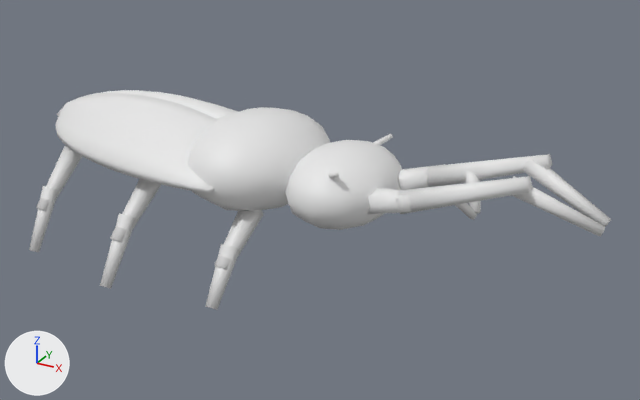
The glTF model koolApp/assets/models/insects/beetle.glb as it was, and as the next commit left it.
Camera for both pictures: a 50 mm camera at (0.684, -1.148, 0.697) aimed at (0.043, 0.018, 0.114). Lighting does not change. The marker at lower left points along +X, +Y and +Z. The first picture is the older version. Where no turn or scale is listed for an object, it has been applied to the vertices.

Script lines for the objects in view, before the commit:
```python
ob_elytral = bpy.data.objects.new('ElytraL', me_elytraldata)
ob_elytral.location = (-0.617, 0.0, 0.003)
ob_elytrar = bpy.data.objects.new('ElytraR', me_elytrardata)
ob_elytrar.location = (-0.617, 0.0, 0.003)
ob_headshell = bpy.data.objects.new('HeadShell', me_headshelldata)
ob_headshell.location = (0.097, 0.0, 0.161)
ob_mandiblebasel = bpy.data.objects.new('MandibleBaseL', me_mandiblebaseldata)
ob_mandiblebasel.location = (0.097, 0.0, 0.161)
ob_mandiblebaser = bpy.data.objects.new('MandibleBaseR', me_mandiblebaserdata)
ob_mandiblebaser.location = (0.097, 0.0, 0.161)
ob_mandibleshaftl = bpy.data.objects.new('MandibleShaftL', me_mandibleshaftldata)
ob_mandibleshaftl.location = (0.097, 0.0, 0.161)
ob_mandibleshaftr = bpy.data.objects.new('MandibleShaftR', me_mandibleshaftrdata)
ob_mandibleshaftr.location = (0.097, 0.0, 0.161)
ob_mandibletipl = bpy.data.objects.new('MandibleTipL', me_mandibletipldata)
ob_mandibletipl.location = (0.097, 0.0, 0.161)
ob_tibialegl1 = bpy.data.objects.new('TibiaLegL1', me_tibialegl1data)
ob_tibialegl1.location = (-0.026, -0.076, 0.12)
# also in view: 'FemurLegL3' at (-0.404, -0.113, 0.111); 'Pronotum' at (-0.06, 0.0, 0.175); 'FemurLegL2' at (-0.212, -0.136, 0.112); 'MandibleTipR' at (0.433, 0.032, 0.206); 'TibiaLegL2' at (-0.212, -0.192, 0.054)
```
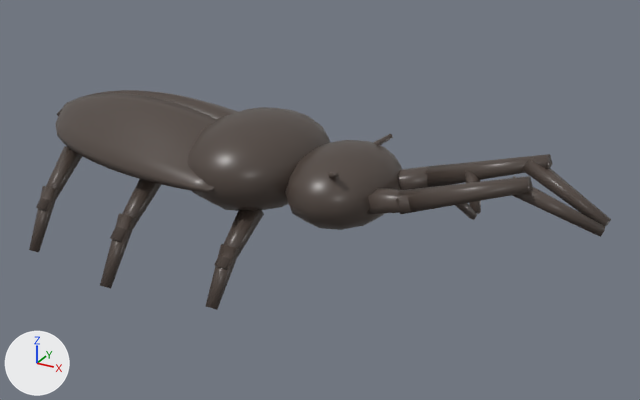
Location of each change, [x1, y1, x2, y2] in pixels of the pictures (640 x 400 px):
'ElytraL', recoloured (darker)
    both: [55, 93, 218, 193]
'Pronotum', recoloured (darker)
    both: [188, 107, 330, 211]
'HeadShell', recoloured (darker)
    both: [285, 140, 402, 230]
'MandibleShaftL', recoloured (darker)
    both: [396, 176, 533, 214]
'MandibleShaftR', recoloured (darker)
    both: [425, 154, 552, 187]
'MandibleTipR', recoloured (darker)
    both: [522, 157, 611, 226]
'MandibleTipL', recoloured (darker)
    both: [512, 176, 605, 237]
'FemurLegL1', recoloured (darker)
    both: [215, 209, 264, 270]
'TibiaLegL2', recoloured (darker)
    both: [100, 213, 137, 288]
'ElytraR', recoloured (darker)
    both: [57, 90, 238, 119]
'FemurLegL2', recoloured (darker)
    both: [110, 179, 161, 243]
'TibiaLegL1', recoloured (darker)
    both: [206, 244, 240, 310]
'FemurLegL3', recoloured (darker)
    both: [36, 146, 82, 211]
'MandibleBaseL', recoloured (darker)
    both: [368, 188, 411, 214]
'TibiaLegL3', recoloured (darker)
    both: [29, 186, 59, 252]
'MandibleBaseR', recoloured (darker)
    both: [398, 164, 446, 190]
'MandibleToothR', recoloured (darker)
    both: [466, 170, 481, 214]
'MandibleToothL', recoloured (darker)
    both: [455, 203, 477, 220]
'AntennaR', recoloured
    both: [373, 134, 393, 145]

The change, as a list of edits to the scene's bpy script:
```text
Change me_elytraldata:
    where me_elytraldata.from_pydata(...)  # 226 vertices, 448 faces; spans x 0.117..0.604, y -0.151..0.007, z 0.15..0.248
    add me_elytraldata.materials.append(mat_chitin)  # brown #50453f
Change me_elytrardata:
    where me_elytrardata.from_pydata(...)  # 226 vertices, 448 faces; spans x 0.117..0.604, y -0.007..0.151, z 0.15..0.248
    add me_elytrardata.materials.append(mat_chitin)  # brown #50453f
Change me_antennardata:
    where me_antennardata.from_pydata(...)  # 12 vertices, 20 faces; spans x -0.0127..0.0378, y 0.0427..0.0993, z 0.0235..0.0585
    add me_antennardata.materials.append(mat_chitin)  # brown #50453f
Change me_headshelldata:
    where me_headshelldata.from_pydata(...)  # 86 vertices, 168 faces; spans x -0.089..0.089, y -0.117..0.117, z -0.062..0.062
    add me_headshelldata.materials.append(mat_chitin)  # brown #50453f
Change me_mandiblebaseldata:
    where me_mandiblebaseldata.from_pydata(...)  # 12 vertices, 20 faces; spans x 0.0216..0.1514, y -0.0778..-0.0013, z -0.031..0.0359
    add me_mandiblebaseldata.materials.append(mat_chitin)  # brown #50453f
Change me_mandiblebaserdata:
    where me_mandiblebaserdata.from_pydata(...)  # 12 vertices, 20 faces; spans x 0.0216..0.1514, y 0.0013..0.0778, z -0.031..0.0359
    add me_mandiblebaserdata.materials.append(mat_chitin)  # brown #50453f
Change me_mandibleshaftldata:
    where me_mandibleshaftldata.from_pydata(...)  # 12 vertices, 20 faces; spans x 0.117..0.305, y -0.074..-0.036, z 0.001..0.087
    add me_mandibleshaftldata.materials.append(mat_chitin)  # brown #50453f
Change me_mandibleshaftrdata:
    where me_mandibleshaftrdata.from_pydata(...)  # 12 vertices, 20 faces; spans x 0.117..0.305, y 0.036..0.074, z 0.001..0.087
    add me_mandibleshaftrdata.materials.append(mat_chitin)  # brown #50453f
Change me_mandibletipldata:
    where me_mandibletipldata.from_pydata(...)  # 12 vertices, 20 faces; spans x 0.2688..0.4025, y -0.058..-0.0053, z 0.0085..0.0807
    add me_mandibletipldata.materials.append(mat_chitin)  # brown #50453f
Change me_mandibletiprdata:
    where me_mandibletiprdata.from_pydata(...)  # 12 vertices, 20 faces; spans x 0.2688..0.4025, y 0.0053..0.058, z 0.0085..0.0807
    add me_mandibletiprdata.materials.append(mat_chitin)  # brown #50453f
Change me_mandibletoothldata:
    where me_mandibletoothldata.from_pydata(...)  # 12 vertices, 20 faces; spans x 0.1772..0.2205, y -0.0573..-0.0004, z -0.0102..0.0489
    add me_mandibletoothldata.materials.append(mat_chitin)  # brown #50453f
Change me_mandibletoothrdata:
    where me_mandibletoothrdata.from_pydata(...)  # 12 vertices, 20 faces; spans x 0.1772..0.2205, y 0.0004..0.0573, z -0.0102..0.0489
    add me_mandibletoothrdata.materials.append(mat_chitin)  # brown #50453f
Change me_femurlegl1data:
    where me_femurlegl1data.from_pydata(...)  # 12 vertices, 20 faces; spans x -0.0165..0.0165, y -0.0986..0.0065, z -0.0698..0.0136
    add me_femurlegl1data.materials.append(mat_chitin)  # brown #50453f
Change me_tibialegl1data:
    where me_tibialegl1data.from_pydata(...)  # 12 vertices, 20 faces; spans x -0.0129..0.0129, y -0.13..-0.0583, z -0.1201..-0.0306
    add me_tibialegl1data.materials.append(mat_chitin)  # brown #50453f
Change me_femurlegl2data:
    where me_femurlegl2data.from_pydata(...)  # 12 vertices, 20 faces; spans x -0.0158..0.0158, y -0.114..0.0065, z -0.0845..0.0128
    add me_femurlegl2data.materials.append(mat_chitin)  # brown #50453f
Change me_tibialegl2data:
    where me_tibialegl2data.from_pydata(...)  # 12 vertices, 20 faces; spans x -0.0123..0.0123, y -0.1505..-0.0694, z -0.1473..-0.0402
    add me_tibialegl2data.materials.append(mat_chitin)  # brown #50453f
Change me_femurlegl3data:
    where me_femurlegl3data.from_pydata(...)  # 12 vertices, 20 faces; spans x -0.0151..0.0151, y -0.0964..0.007, z -0.0839..0.0114
    add me_femurlegl3data.materials.append(mat_chitin)  # brown #50453f
Change me_tibialegl3data:
    where me_tibialegl3data.from_pydata(...)  # 12 vertices, 20 faces; spans x -0.0118..0.0118, y -0.1265..-0.0566, z -0.1468..-0.0413
    add me_tibialegl3data.materials.append(mat_chitin)  # brown #50453f
Change me_pronotumdata:
    where me_pronotumdata.from_pydata(...)  # 86 vertices, 168 faces; spans x -0.117..0.117, y -0.144..0.144, z -0.076..0.076
    add me_pronotumdata.materials.append(mat_chitin)  # brown #50453f
```
